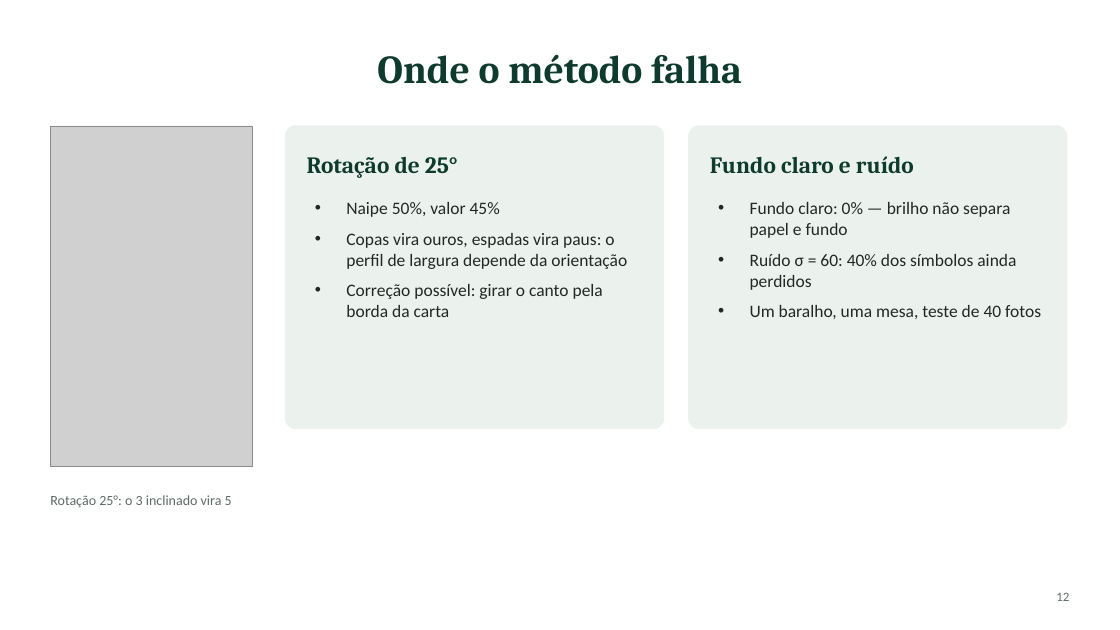
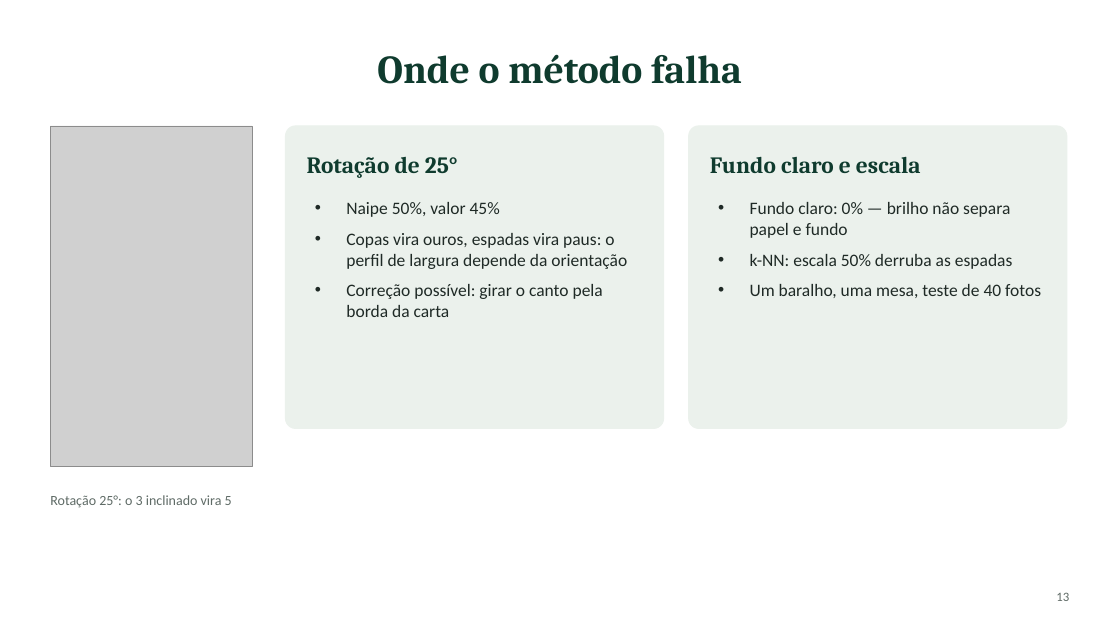
Before and after one commit to GUICSTA/Projeto_PI, a slide deck: slide 13 of Slides_M3.pptx (slide 12 before the commit). Drawn at 1120x630 pixels with LibreOffice and Linux fonts; fonts in the diff are those of the drawing; grey boxes stand for pictures. Boxes give left, top, right and bottom in pixels: in the first picture for what was removed or moved away, otherwise in the second. Text is boxed around its words. In the diff, an @@ line names an element or a change of style, - is before the commit and + after.

Commit message:
Atualizar slides e roteiro da M3 com a comparação de métodos nas condições e os resultados de ruído corrigidos

```diff
--- a/Slides_M3.pptx
+++ b/Slides_M3.pptx
@@ text at <box>710,157,921,173</box>: text changed @@
-Fundo claro e ruído
+Fundo claro e escala
@@ text at <box>750,254,1012,269</box>: text changed @@
-• Ruído σ = 60: 40% dos símbolos ainda perdidos
+• k-NN: escala 50% derruba as espadas
```
Also in this commit, not shown: 4 other slides changed, 1 slide added, 3 other files.
